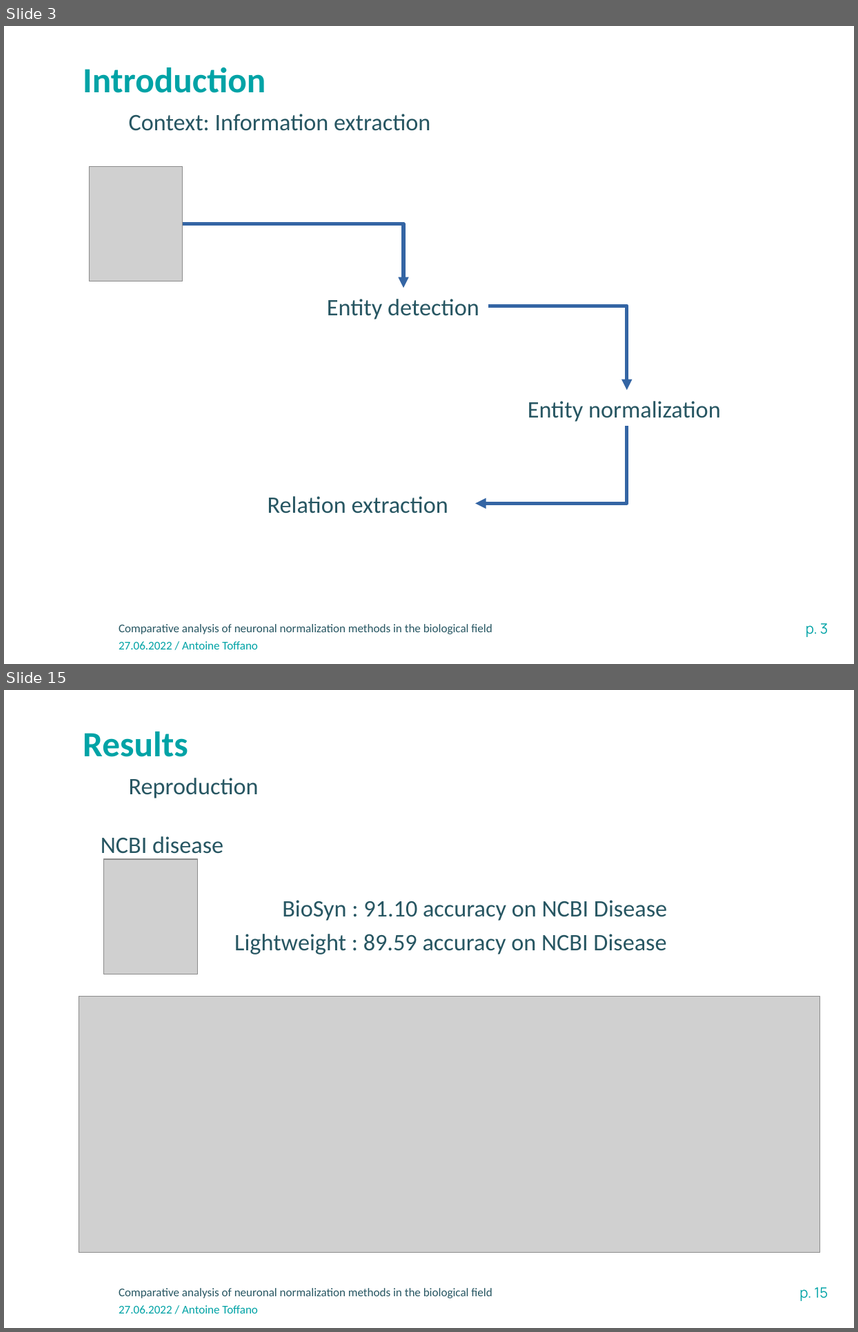
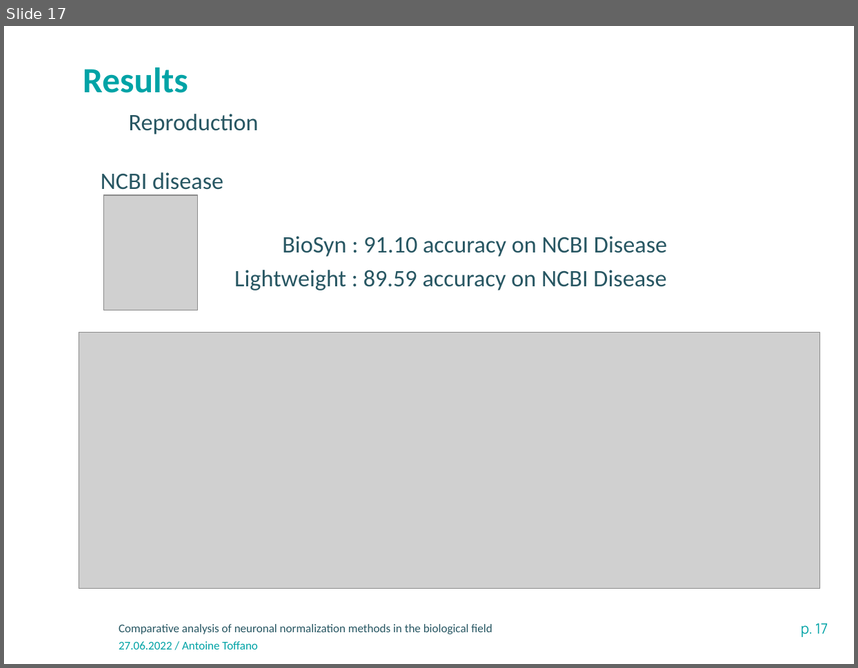
Before and after one commit to atoffano/entity-norm, a slide deck: Presentation-INRAE-format classique.odp. Shown one above the other, each under a label of ours: slides 3 and 15 before the commit, slide 17 after it; the slides between them are not shown. The pictures are 858x1332 and 858x668 pixels, drawn with LibreOffice and Linux fonts; fonts in the diff are those of the drawing; grey boxes stand for pictures; background and template pictures are left out. Boxes give left, top, right and bottom in pixels: in the first picture for what was removed or moved away, otherwise in the second. Text is boxed around its words. In the diff, an @@ line names an element or a change of style, - is before the commit and + after.

```diff
--- a/Presentation-INRAE-format classique.odp
+++ b/Presentation-INRAE-format classique.odp
@@ slide 3 removed at bbox=[4, 26, 854, 664], background #FFFFFF; not listed: 3 template elements that a slide beside it also shows @@
@@ text removed at bbox=[83, 67, 266, 93] @@
-Introduction
@@ text removed at bbox=[129, 114, 430, 131] @@
-Context: Information extraction
@@ picture removed at bbox=[89, 166, 183, 281] @@
@@ elbow arrow removed from (183, 223) to (404, 288) @@
@@ text removed at bbox=[327, 299, 479, 319] @@
-Entity detection
@@ elbow arrow removed from (488, 305) to (627, 390) @@
@@ text removed at bbox=[528, 401, 721, 421] @@
-Entity normalization
@@ elbow arrow removed from (627, 426) to (476, 503) @@
@@ text removed at bbox=[268, 496, 448, 513] @@
-Relation extraction
@@ what was slide 15 is now slide 17 @@
@@ page number at bbox=[801, 623, 828, 637]: text changed @@
-p. 15
+p. 17
```
Also in this commit, not shown: 12 slides changed, 4 slides added, 1 other slide removed, 1 other file.
